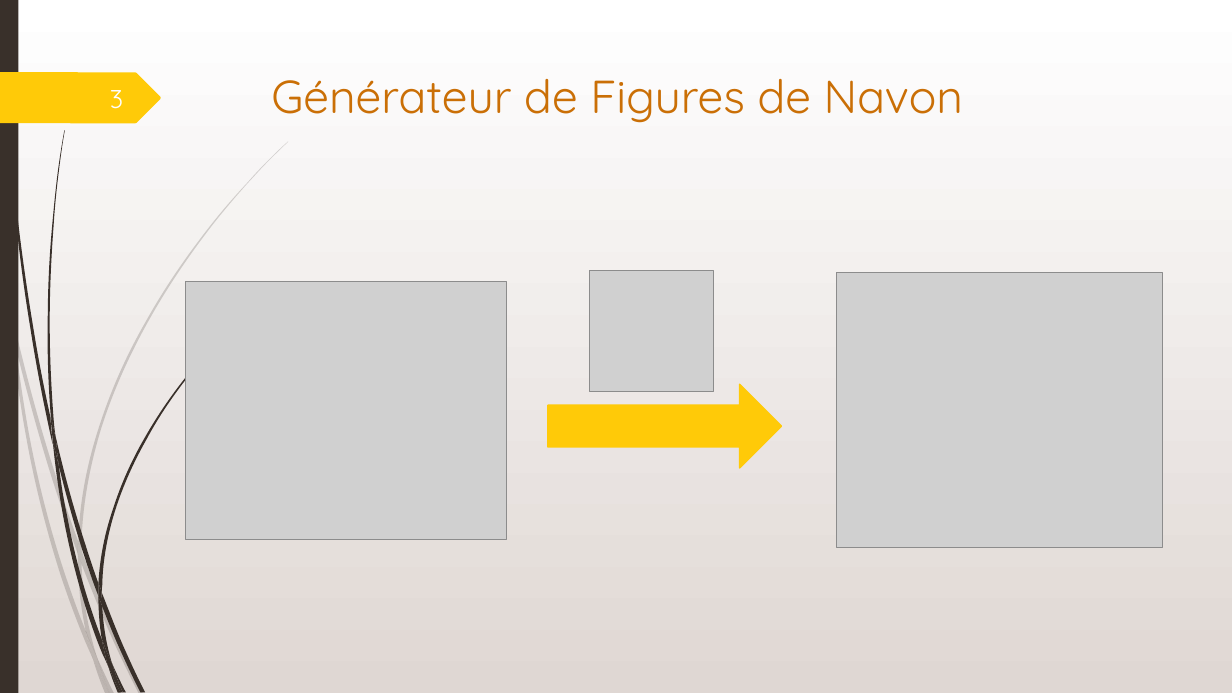
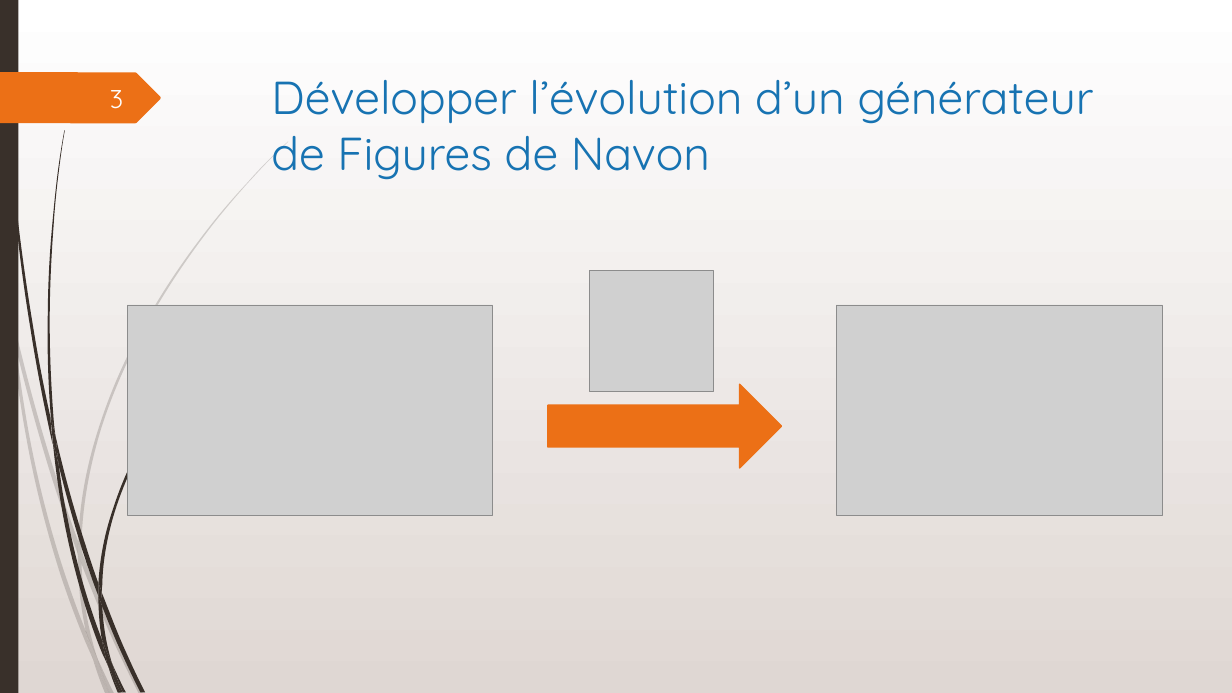
Before and after one commit to MathysC/Figures_Navon, a slide deck: slide 3 of Suivi stage/Rapport/Soutenance_de_Stage_Clerget.pptx. Drawn at 1232x693 pixels with LibreOffice and Linux fonts; fonts in the diff are those of the drawing; grey boxes stand for pictures. Boxes give left, top, right and bottom in pixels: in the first picture for what was removed or moved away, otherwise in the second. Text is boxed around its words. In the diff, an @@ line names an element or a change of style, - is before the commit and + after.

```diff
--- a/Suivi stage/Rapport/Soutenance_de_Stage_Clerget.pptx
+++ b/Suivi stage/Rapport/Soutenance_de_Stage_Clerget.pptx
@@ freeform shape at (x1=0, y1=72, x2=161, y2=123): fill #FFCA08 to #EC7016 @@
@@ title at (x1=271, y1=80, x2=1094, y2=180): text changed; text colour #CA6F06 to #1773B2 @@
-Générateur de Figures de Navon
+Développer l’évolution d’un générateur de Figures de Navon
@@ picture resized from (x1=185, y1=282, x2=506, y2=540) to (x1=128, y1=305, x2=493, y2=516) @@
@@ picture resized from (x1=836, y1=273, x2=1163, y2=547) to (x1=836, y1=305, x2=1163, y2=516) @@
@@ right arrow at (x1=548, y1=384, x2=782, y2=468): fill #FFCA08 to #EC7016; outline #FFCA08 1.25 pt to #EC7016 1.25 pt @@
```
Also in this commit, not shown: 3 other slides changed, 9 slides added, 5 other files.
